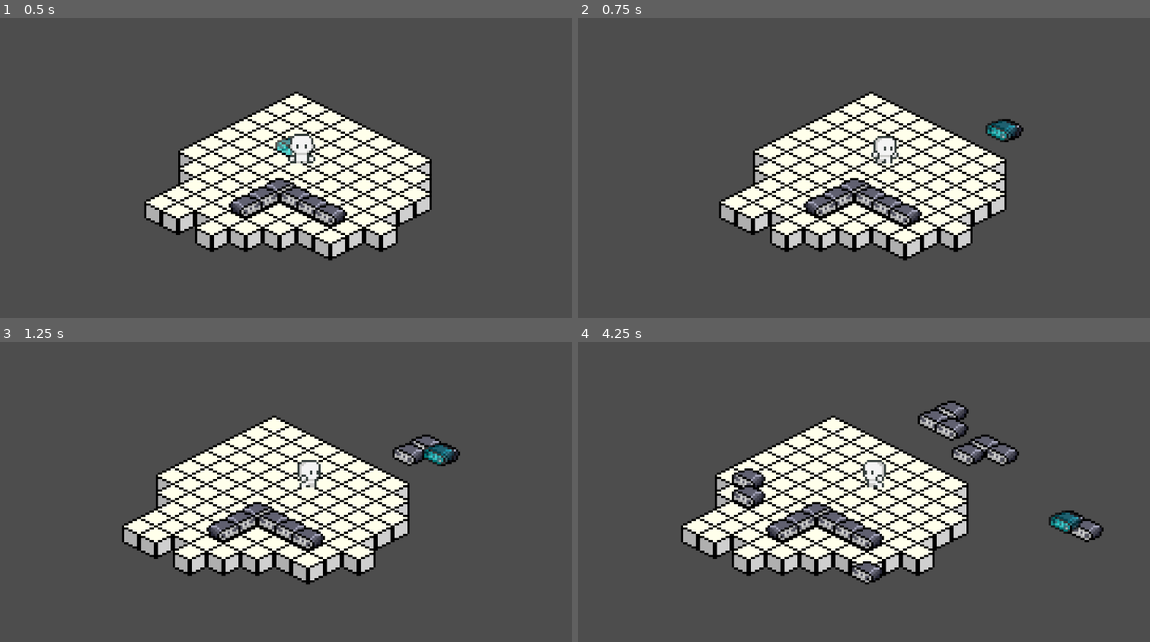
Above: before the commit, frames 1-4 (two rows, left to right).
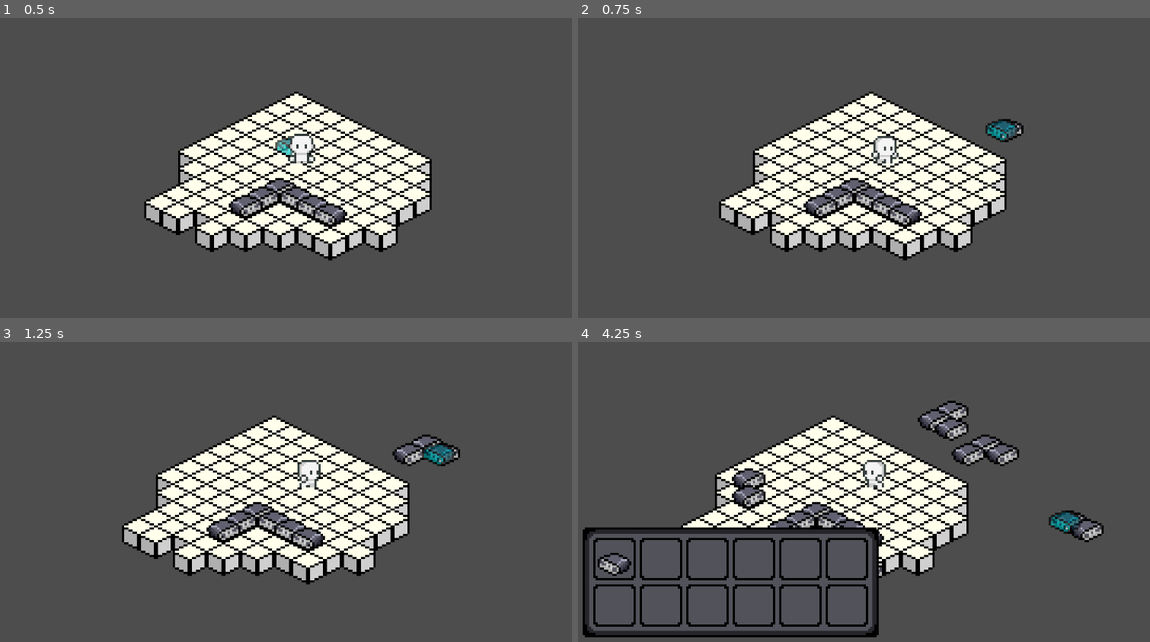
Above: after the commit, the same moments.

Repository: Almonds2/First-Isometric-Game
Game: Godot game, scene res://scenes/game.tscn
Same seed, same stepped clock (60 frames per second), same inputs: the game is played once before the commit and once after it.
Inputs (mouse positions are in pixels of both pictures, inside the frame that each line leads up to):
- Up to frame 1 (0.5 s): no input
- Up to frame 2 (0.75 s): move the mouse to (1012, 132) at 0.52 s; press the mouse at (1012, 132) at 0.53 s; hold D (right) from 0.53 s (still down)
- Up to frame 3 (1.25 s): keep holding D (right)
- Up to frame 4 (4.25 s): move the mouse to (761, 489) at 1.27 s; release D (right) at 1.28 s; release the mouse at (761, 489) at 1.28 s; hold S (down) 1.28-2.03 s; tap Mouse wheel down (MOUSE_BUTTON_WHEEL_DOWN) at 1.35 s; click (761, 489) at 1.55 s; move the mouse to (944, 396) at 2.02 s; press the mouse at (944, 396) at 2.03 s; hold D (right) 2.03-2.78 s; tap Mouse wheel up (MOUSE_BUTTON_WHEEL_UP) at 2.1 s; move the mouse to (852, 540) at 2.77 s; release the mouse at (852, 540) at 2.78 s; hold W (up) 2.78-3.53 s; click (852, 540) at 2.85 s; move the mouse to (1064, 525) at 3.52 s; press the mouse at (1064, 525) at 3.53 s; hold A (left) from 3.53 s (still down); tap E (inventory, bound only after the commit) at 4.15 s

Frame 1 is identical in both runs. In frame 2, 0.1% of the frame differs, in the area x 72-78%, y 34-41%; in frame 3, 0.4%; in frame 4, 10%, in the area x 0-92%, y 20-99%.

Commit message:
inventory system V1

Diff:
--- /dev/null
+++ b/inventory/inv_ui.gd
@@ -0,0 +1,30 @@
+extends Control
+
+@onready var inv: Inv = preload("res://inventory/playerinv.tres")
+@onready var slots: Array = $NinePatchRect/GridContainer.get_children()
+
+var is_open = false
+
+func _ready() -> void:
+	close_func()
+	update_slot_func()
+
+func update_slot_func():
+	for i in range(min(inv.items.size(), slots.size())):
+		slots[i].update(inv.items[i])
+
+func _process(_delta: float) -> void:
+	if Input.is_action_just_pressed("inventory"):
+		if is_open:
+			close_func()
+		else:
+			open_func()
+
+
+func open_func():
+	visible = true
+	is_open = true
+
+func close_func():
+	visible = false
+	is_open = false
--- /dev/null
+++ b/inventory/inventory.gd
@@ -0,0 +1,5 @@
+extends Resource
+
+class_name Inv
+
+@export var items: Array[InvItem]
--- /dev/null
+++ b/inventory/items/convenyor.tres
@@ -0,0 +1,10 @@
+[gd_resource type="Resource" script_class="InvItem" load_steps=3 format=3 uid="uid://xtbs36i18pqg"]
+
+[ext_resource type="Script" uid="uid://cinmuu4do45dt" path="res://inventory/inventory_item.gd" id="1_1mfqr"]
+[ext_resource type="Texture2D" uid="uid://r86rimam8tyv" path="res://assets/inventory assets/item png/convenyor item.png" id="2_tbfyl"]
+
+[resource]
+script = ExtResource("1_1mfqr")
+name = "convenyor"
+texture = ExtResource("2_tbfyl")
+metadata/_custom_type_script = "uid://cinmuu4do45dt"
--- /dev/null
+++ b/inventory/playerinv.tres
@@ -0,0 +1,10 @@
+[gd_resource type="Resource" script_class="Inv" load_steps=4 format=3 uid="uid://c6341vp5im6qb"]
+
+[ext_resource type="Script" uid="uid://cinmuu4do45dt" path="res://inventory/inventory_item.gd" id="1_bm6gn"]
+[ext_resource type="Resource" uid="uid://xtbs36i18pqg" path="res://inventory/items/convenyor.tres" id="2_f70d8"]
+[ext_resource type="Script" uid="uid://uiqiykeur3gi" path="res://inventory/inventory.gd" id="3_11wfs"]
+
+[resource]
+script = ExtResource("3_11wfs")
+items = Array[ExtResource("1_bm6gn")]([ExtResource("2_f70d8"), null, null, null, null, null, null, null, null, null, null, null])
+metadata/_custom_type_script = "uid://uiqiykeur3gi"
--- a/project.godot
+++ b/project.godot
@@ -47,9 +47,14 @@
 "events": [Object(InputEventMouseButton,"resource_local_to_scene":false,"resource_name":"","device":-1,"window_id":0,"a …(258 unchanged characters)…
 ]
 }
+inventory={
+"deadzone": 0.2,
+"events": [Object(InputEventKey,"resource_local_to_scene":false,"resource_name":"","device":-1,"window_id":0,"alt_pressed":false,"shift_pressed":false,"ctrl_pressed":false,"meta_pressed":false,"pressed":false,"keycode":0,"physical_keycode":69,"key_label":0,"unicode":101,"location":0,"echo":false,"script":null)
+]
+}
 MOUSE_LEFT_CLICK={
 "deadzone": 0.2,
-"events": [Object(InputEventMouseButton,"resource_local_to_s …(136 unchanged characters)… alse,"button_mask":1,"position":Vector2(79, 14),"global_position":Vector2(79, 43),"factor":1.0,"button_index":1,"canceled":false,"pressed":true,"double_click":false,"script":null)
+"events": [Object(InputEventMouseButton,"resource_local_to_s …(136 unchanged characters)… alse,"button_mask":1,"position":Vector2(135, 17),"global_position":Vector2(135, 46),"factor":1.0,"button_index":1,"canceled":false,"pressed":true,"double_click":false,"script":null)
 ]
 }
 
--- a/scenes/game.tscn
+++ b/scenes/game.tscn
@@ -1,12 +1,13 @@
-[gd_scene load_steps=11 format=4 uid="uid://sqvr031pn1gj"]
+[gd_scene load_steps=12 format=4 uid="uid://sqvr031pn1gj"]
 
 [ext_resource type="Script" uid="uid://dya8p7r44jlue" path="res://scripts/game.gd" id="1_p57ef"]
-[ext_resource type="Texture2D" uid="uid://cs4pbfc5oiikr" path="res://assets/isometric_tiles_v2.png" id="1_yqjtg"]
-[ext_resource type="Texture2D" uid="uid://clsw6r7l2p3sk" path="res://assets/convenyor-V1.png" id="2_iywne"]
+[ext_resource type="Texture2D" uid="uid://cs4pbfc5oiikr" path="res://assets/tiles png/isometric_tiles_v2.png" id="1_yqjtg"]
+[ext_resource type="Texture2D" uid="uid://clsw6r7l2p3sk" path="res://assets/tiles png/convenyor-V1.png" id="2_iywne"]
 [ext_resource type="Script" uid="uid://b026yv1s4j5ce" path="res://scripts/tile_map_layer.gd" id="2_lnu2h"]
 [ext_resource type="PackedScene" uid="uid://bf6rat8kg7skh" path="res://scenes/ghost_block.tscn" id="2_u5sy4"]
 [ext_resource type="PackedScene" uid="uid://dd4ukpx77ssfv" path="res://scenes/player.tscn" id="2_yqjtg"]
 [ext_resource type="Script" uid="uid://cxk263demcl8v" path="res://scripts/camera_2d.gd" id="4_lbhrr"]
+[ext_resource type="PackedScene" uid="uid://bmctgrjukewn7" path="res://scenes/inv_ui.tscn" id="8_gee14"]
 
 [sub_resource type="TileSetAtlasSource" id="TileSetAtlasSource_lnu2h"]
 texture = ExtResource("1_yqjtg")
@@ -62,3 +63,14 @@
 zoom = Vector2(4, 4)
 position_smoothing_enabled = true
 script = ExtResource("4_lbhrr")
+
+[node name="CanvasLayer" type="CanvasLayer" parent="."]
+scale = Vector2(4, 4)
+transform = Transform2D(4, 0, 0, 4, 0, 0)
+
+[node name="Inv_UI" parent="CanvasLayer" instance=ExtResource("8_gee14")]
+anchors_preset = -1
+offset_left = 3.25
+offset_top = 107.0
+offset_right = 3.25
+offset_bottom = 107.0
--- a/scenes/ghost_block.tscn
+++ b/scenes/ghost_block.tscn
@@ -1,6 +1,6 @@
 [gd_scene load_steps=5 format=3 uid="uid://bf6rat8kg7skh"]
 
-[ext_resource type="Texture2D" uid="uid://clsw6r7l2p3sk" path="res://assets/convenyor-V1.png" id="1_grdln"]
+[ext_resource type="Texture2D" uid="uid://clsw6r7l2p3sk" path="res://assets/tiles png/convenyor-V1.png" id="1_grdln"]
 [ext_resource type="Script" uid="uid://0bipgnrbf1yn" path="res://scripts/ghost_block.gd" id="1_whnhq"]
 
 [sub_resource type="TileSetAtlasSource" id="TileSetAtlasSource_whnhq"]
--- /dev/null
+++ b/scenes/inv_ui.tscn
@@ -0,0 +1,76 @@
+[gd_scene load_steps=4 format=3 uid="uid://bmctgrjukewn7"]
+
+[ext_resource type="Script" uid="uid://dagf8rddrn254" path="res://inventory/inv_ui.gd" id="1_f2u1w"]
+[ext_resource type="Texture2D" uid="uid://drx7f2o5juao6" path="res://assets/inventory assets/inventory ui/inventory_background.png" id="2_2tqa5"]
+[ext_resource type="PackedScene" uid="uid://p57brtc4myjq" path="res://scenes/inv_ui_slot.tscn" id="3_tmo6b"]
+
+[node name="Inv_UI" type="Control"]
+layout_mode = 3
+anchors_preset = 0
+offset_right = 150.0
+offset_bottom = 54.0
+script = ExtResource("1_f2u1w")
+
+[node name="NinePatchRect" type="NinePatchRect" parent="."]
+layout_mode = 0
+offset_right = 140.0
+offset_bottom = 52.0
+texture = ExtResource("2_2tqa5")
+patch_margin_left = 8
+patch_margin_top = 8
+patch_margin_right = 8
+patch_margin_bottom = 8
+
+[node name="GridContainer" type="GridContainer" parent="NinePatchRect"]
+custom_minimum_size = Vector2(130, 24)
+layout_mode = 1
+anchors_preset = 8
+anchor_left = 0.5
+anchor_top = 0.5
+anchor_right = 0.5
+anchor_bottom = 0.5
+offset_left = -65.0
+offset_top = -21.0
+offset_right = 65.0
+offset_bottom = 21.0
+grow_horizontal = 2
+grow_vertical = 2
+theme_override_constants/h_separation = 2
+theme_override_constants/v_separation = 2
+columns = 6
+
+[node name="inv_UI_slot1" parent="NinePatchRect/GridContainer" instance=ExtResource("3_tmo6b")]
+layout_mode = 2
+
+[node name="inv_UI_slot2" parent="NinePatchRect/GridContainer" instance=ExtResource("3_tmo6b")]
+layout_mode = 2
+
+[node name="inv_UI_slot3" parent="NinePatchRect/GridContainer" instance=ExtResource("3_tmo6b")]
+layout_mode = 2
+
+[node name="inv_UI_slot4" parent="NinePatchRect/GridContainer" instance=ExtResource("3_tmo6b")]
+layout_mode = 2
+
+[node name="inv_UI_slot5" parent="NinePatchRect/GridContainer" instance=ExtResource("3_tmo6b")]
+layout_mode = 2
+
+[node name="inv_UI_slot6" parent="NinePatchRect/GridContainer" instance=ExtResource("3_tmo6b")]
+layout_mode = 2
+
+[node name="inv_UI_slot7" parent="NinePatchRect/GridContainer" instance=ExtResource("3_tmo6b")]
+layout_mode = 2
+
+[node name="inv_UI_slot8" parent="NinePatchRect/GridContainer" instance=ExtResource("3_tmo6b")]
+layout_mode = 2
+
+[node name="inv_UI_slot9" parent="NinePatchRect/GridContainer" instance=ExtResource("3_tmo6b")]
+layout_mode = 2
+
+[node name="inv_UI_slot10" parent="NinePatchRect/GridContainer" instance=ExtResource("3_tmo6b")]
+layout_mode = 2
+
+[node name="inv_UI_slot11" parent="NinePatchRect/GridContainer" instance=ExtResource("3_tmo6b")]
+layout_mode = 2
+
+[node name="inv_UI_slot12" parent="NinePatchRect/GridContainer" instance=ExtResource("3_tmo6b")]
+layout_mode = 2
--- /dev/null
+++ b/scenes/inv_ui_slot.tscn
@@ -0,0 +1,26 @@
+[gd_scene load_steps=3 format=3 uid="uid://p57brtc4myjq"]
+
+[ext_resource type="Texture2D" uid="uid://dwhmhefln4vbv" path="res://assets/inventory assets/inventory ui/inventory_slot.png" id="1_h1oto"]
+[ext_resource type="Script" uid="uid://bo5ewutrom7mq" path="res://scripts/inv_ui_slot.gd" id="1_n7f1c"]
+
+[node name="inv_UI_slot" type="Panel"]
+self_modulate = Color(1, 1, 1, 0)
+custom_minimum_size = Vector2(20, 20)
+offset_right = 20.0
+offset_bottom = 20.0
+script = ExtResource("1_n7f1c")
+
+[node name="Sprite2D" type="Sprite2D" parent="."]
+texture = ExtResource("1_h1oto")
+centered = false
+
+[node name="CenterContainer" type="CenterContainer" parent="."]
+custom_minimum_size = Vector2(20, 20)
+layout_mode = 0
+offset_right = 20.0
+offset_bottom = 20.0
+
+[node name="Panel" type="Panel" parent="CenterContainer"]
+layout_mode = 2
+
+[node name="item_display" type="Sprite2D" parent="CenterContainer/Panel"]
--- a/scenes/player.tscn
+++ b/scenes/player.tscn
@@ -1,7 +1,8 @@
-[gd_scene load_steps=42 format=3 uid="uid://dd4ukpx77ssfv"]
+[gd_scene load_steps=43 format=3 uid="uid://dd4ukpx77ssfv"]
 
 [ext_resource type="Texture2D" uid="uid://5w3fhvkrxw8y" path="res://assets/Hana Caraka - Base Character [sample]/idle.png" id="1_3vyb7"]
 [ext_resource type="Script" uid="uid://djaoketwtfyb6" path="res://scripts/player.gd" id="1_g2els"]
+[ext_resource type="Resource" uid="uid://c6341vp5im6qb" path="res://inventory/playerinv.tres" id="2_dqkch"]
 [ext_resource type="Texture2D" uid="uid://bsvoa8x3rtm7t" path="res://assets/Hana Caraka - Base Character [sample]/walk.png" id="3_qhqgy"]
 
 [sub_resource type="AtlasTexture" id="AtlasTexture_tuyoq"]
@@ -294,6 +295,7 @@
 
 [node name="player" type="CharacterBody2D"]
 script = ExtResource("1_g2els")
+inv_var = ExtResource("2_dqkch")
 
 [node name="AnimatedSprite2D" type="AnimatedSprite2D" parent="."]
 sprite_frames = SubResource("SpriteFrames_tuyoq")
--- a/scripts/game.gd
+++ b/scripts/game.gd
@@ -2,7 +2,10 @@
 
 @onready var tilemap_VAR = $TileMapLayer
 @onready var ghost_block_VAR = $ghost_block
-# Called when the node enters the scene tree for the first time.
+
+var convenyor_tileset_VAR := 1
+var convenyor_tileloc_VAR := Vector2i(0, 0)
+
 func _ready() -> void:
 	pass
 
@@ -18,5 +21,5 @@
 		var local_pos = tilemap_VAR.to_local(ghost_block_VAR.global_position)
 		var cell_tilemap = tilemap_VAR.local_to_map(local_pos)
 
-		tilemap_VAR.set_cell(cell_tilemap, 1, Vector2i(0, 0))
+		tilemap_VAR.set_cell(cell_tilemap, 1, Vector2i(0, 0), TileSetAtlasSource.TRANSFORM_FLIP_H)
 		print("left")
--- /dev/null
+++ b/scripts/inv_ui_slot.gd
@@ -0,0 +1,10 @@
+extends Panel
+
+@onready var item_visual: Sprite2D = $CenterContainer/Panel/item_display
+
+func update(item: InvItem):
+	if !item:
+		item_visual.visible = false
+	else:
+		item_visual.visible = true
+		item_visual.texture = item.texture
--- a/scripts/player.gd
+++ b/scripts/player.gd
@@ -8,7 +8,7 @@
 var last_direction_VAR := "front"
 var is_idle_VAR := true
 
-
+@export var inv_var: Inv
 
 func _ready() -> void:
 	animated_sprite_VAR.play("idle_front_anim")
Binary file added: assets/inventory assets/inventory ui/inventory_background.png
Not shown, added: assets/inventory assets/inventory ui/inventory_background.png.import
Binary file added: assets/inventory assets/inventory ui/inventory_slot.png
Not shown, added: assets/inventory assets/inventory ui/inventory_slot.png.import
Binary file added: assets/inventory assets/item png/convenyor item.png
Not shown, added: assets/inventory assets/item png/convenyor item.png.import
Renamed: assets/convenyor-V1.png -> assets/tiles png/convenyor-V1.png
Not shown, changed: assets/tiles png/convenyor-V1.png.import
Renamed: assets/isometric_tiles_v2.png -> assets/tiles png/isometric_tiles_v2.png
Not shown, changed: assets/tiles png/isometric_tiles_v2.png.import
Not shown, added: inventory/inv_ui.gd.uid
Not shown, added: inventory/inventory.gd.uid
(and 1 more such lines)
